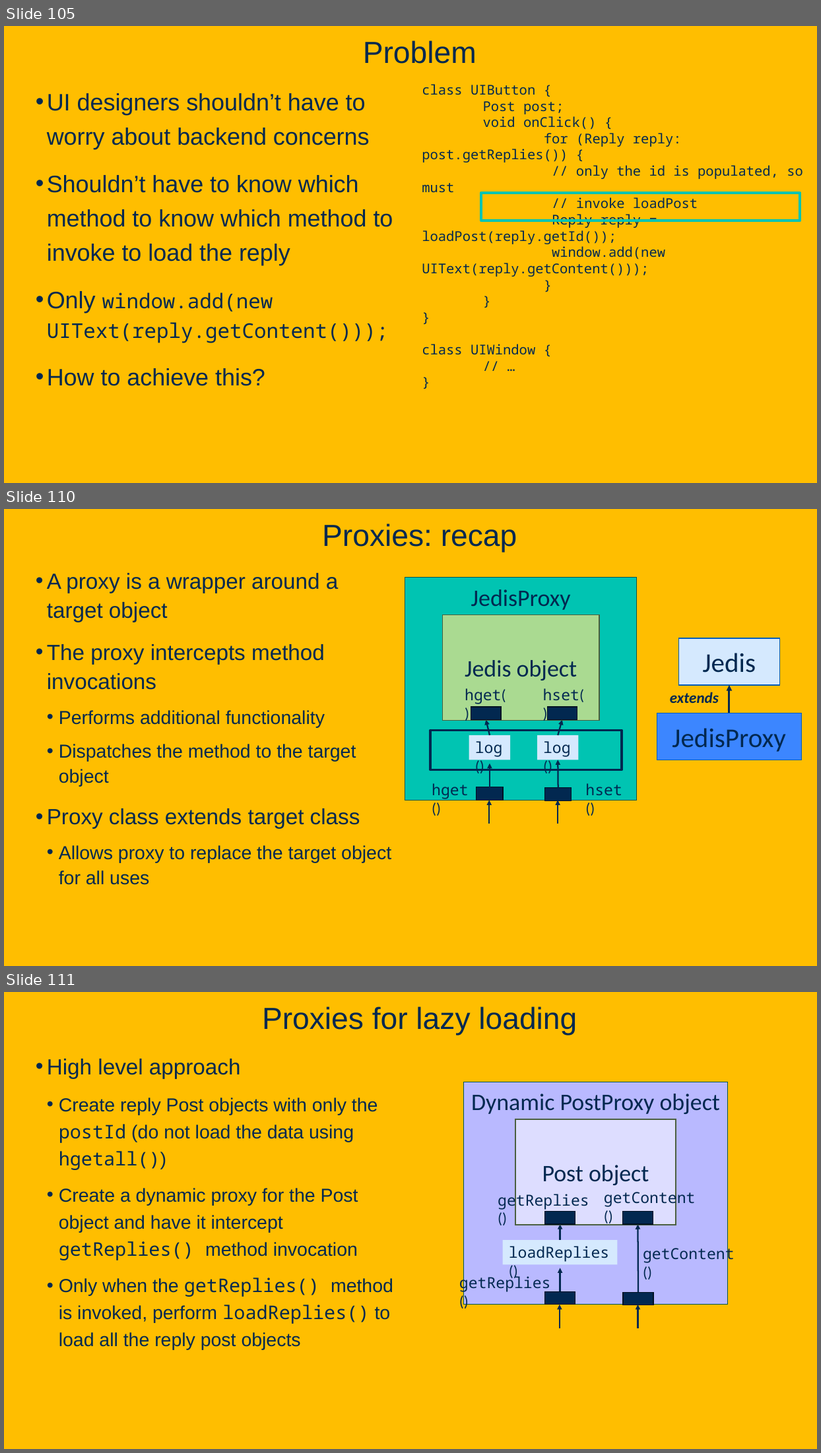
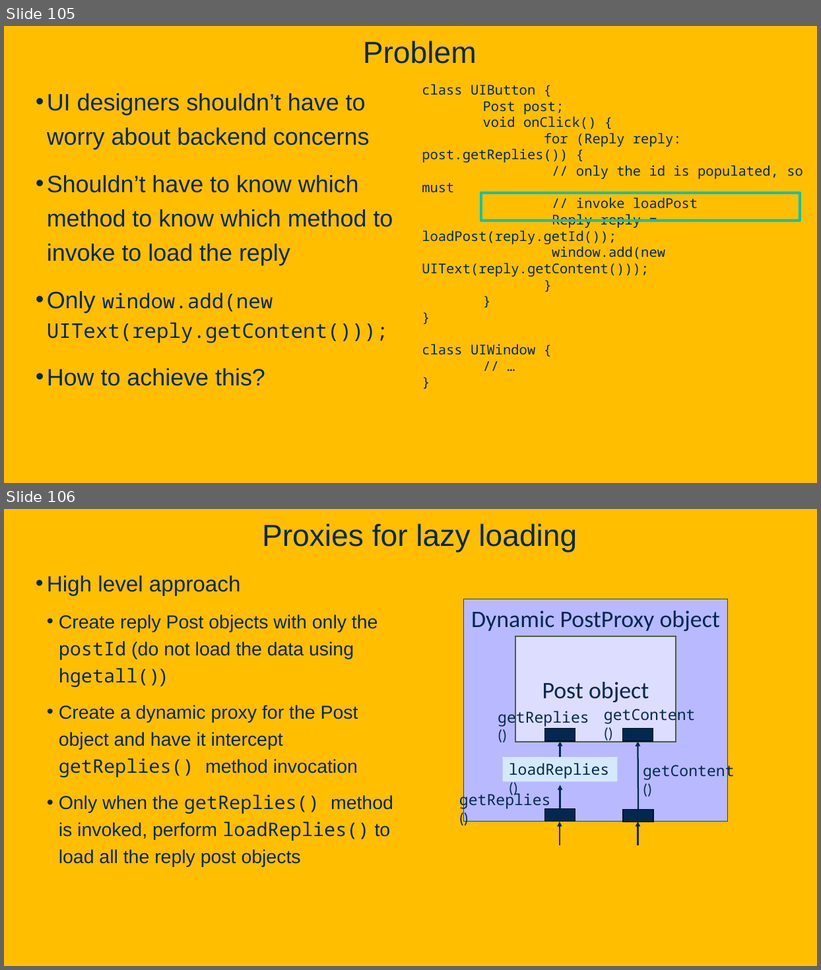
Before and after one commit to davsec-teaching/ECS_160, a slide deck: slides/Reflection.pptx. Shown one above the other, each under a label of ours: slides 105, 110 and 111 before the commit, slides 105 and 106 after it; the slides between them are not shown. The pictures are 821x1453 and 821x970 pixels, drawn with LibreOffice and Linux fonts; fonts in the diff are those of the drawing; background and template pictures are left out. Boxes give left, top, right and bottom in pixels: in the first picture for what was removed or moved away, otherwise in the second. Text is boxed around its words. In the diff, an @@ line names an element or a change of style, - is before the commit and + after.

```diff
--- a/slides/Reflection.pptx
+++ b/slides/Reflection.pptx
@@ slide 110 removed at [4, 509, 817, 966], background picture (left out) @@
@@ title removed at [322, 524, 517, 553] @@
-Proxies: recap
@@ text removed at [47, 573, 391, 885] @@
-• A proxy is a wrapper around a target object
-• The proxy intercepts method invocations
-  • Performs additional functionality
-  • Dispatches the method to the target object
-• Proxy class extends target class
-  • Allows proxy to replace the target object for all uses
@@ group removed at [443, 615, 600, 721]: 3 rectangles, 2 texts @@
-Jedis object
-hget()
-hset()
@@ group removed at [657, 638, 802, 760]: 2 rectangles, 1 arrow, 1 text @@
-Jedis
-JedisProxy
-extends
@@ rectangle removed at [430, 730, 622, 770] @@
@@ group removed at [405, 578, 636, 824]: 6 arrows, 5 rectangles, 3 texts @@
-hget
-JedisProxy object
-hget()
-hset()
-log()
-log()
@@ what was slide 111 is now slide 106 @@
```
Also in this commit, not shown: 2 slides changed, 4 other slides removed, 1 other file.
